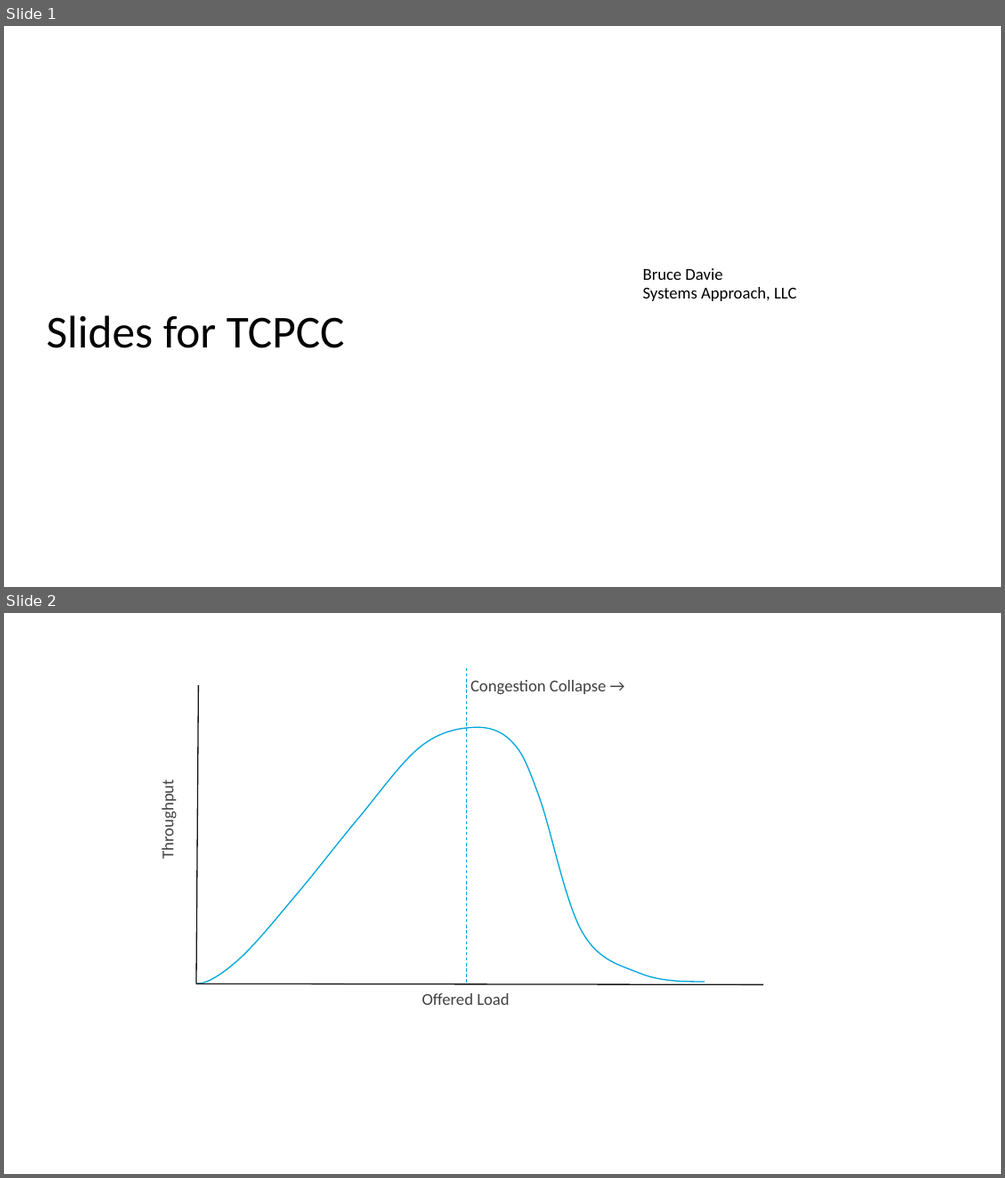
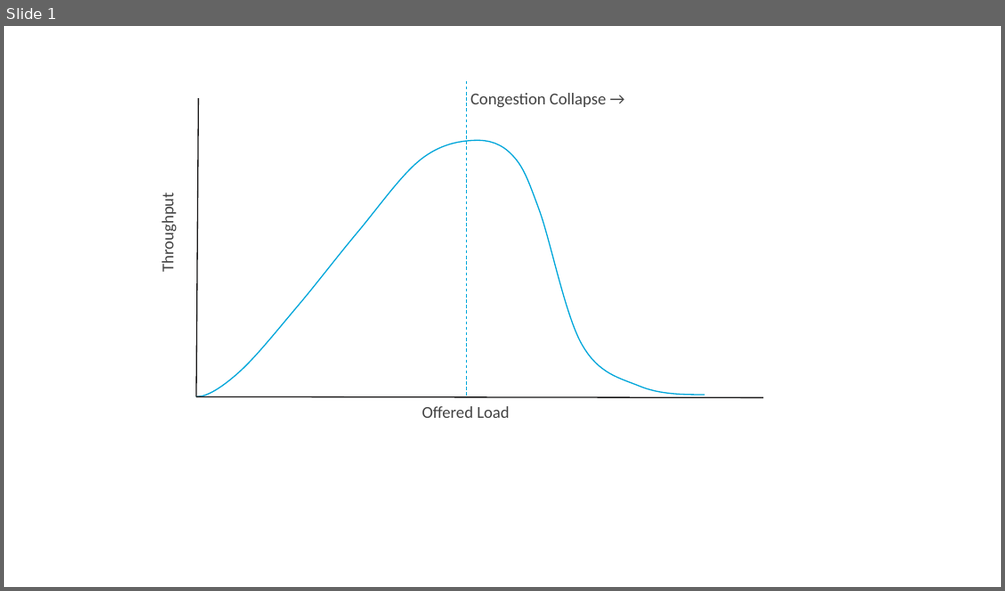
Before and after one commit to SystemsApproach/tcpcc, a slide deck: figures/Figure-sources.pptx. Shown one above the other, each under a label of ours: slides 1 and 2 before the commit, slide 1 after it. The pictures are 1005x1178 and 1005x591 pixels, drawn with LibreOffice and Linux fonts; fonts in the diff are those of the drawing; background and template pictures are left out. Boxes give left, top, right and bottom in pixels: in the first picture for what was removed or moved away, otherwise in the second. Text is boxed around its words. In the diff, an @@ line names an element or a change of style, - is before the commit and + after.

```diff
--- a/figures/Figure-sources.pptx
+++ b/figures/Figure-sources.pptx
@@ slide 1 removed at (4, 26, 1001, 587), background picture (left out) @@
@@ text removed at (643, 268, 796, 301) @@
-Bruce Davie
-Systems Approach, LLC
@@ title removed at (47, 315, 345, 348) @@
-Slides for TCPCC
@@ what was slide 2 is now slide 1 @@
```
Also in this commit, not shown: 5 slides changed, 1 slide added, 13 other files.
